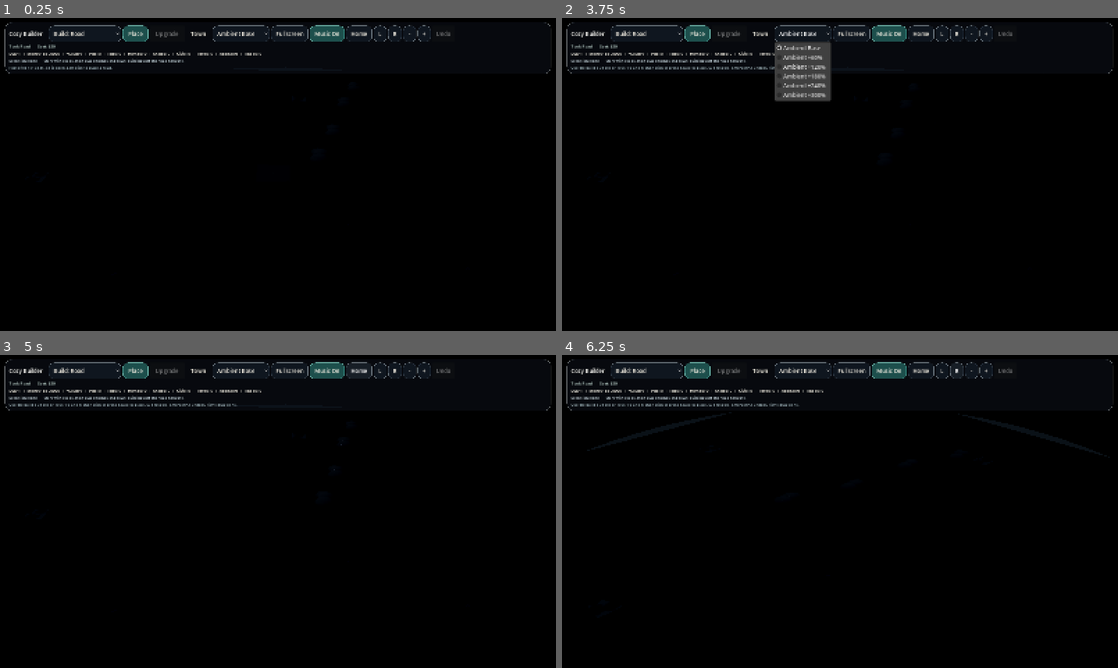
Above: before the commit, frames 1-4 (two rows, left to right).
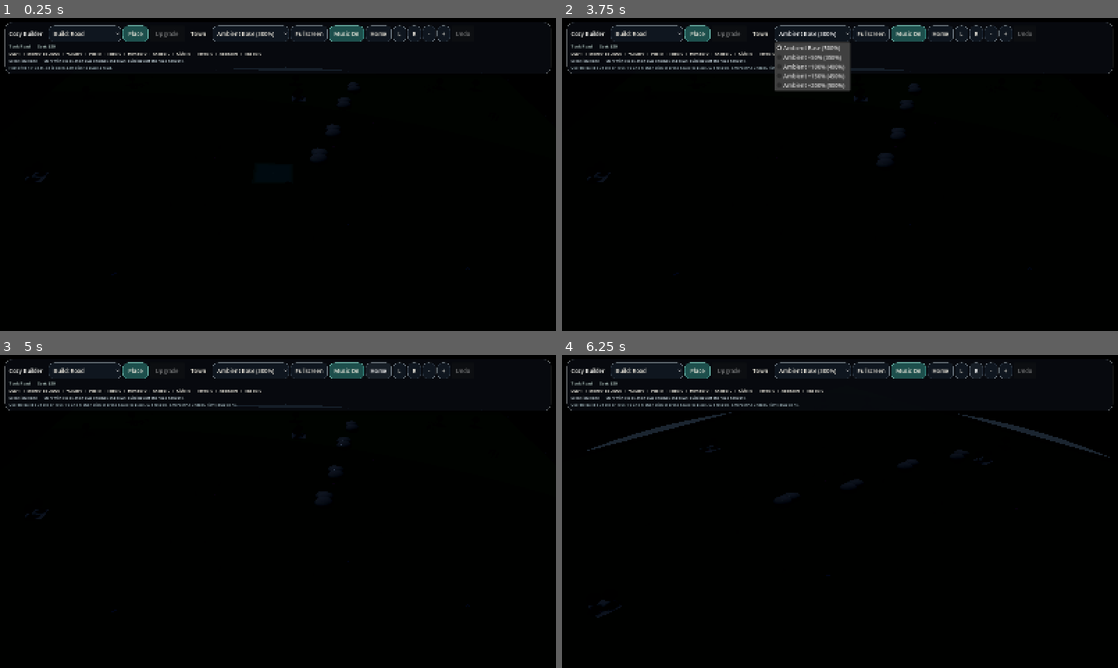
Above: after the commit, the same moments.

Repository: johnswaffles/my-backend-api
Game: Godot game, scene res://scenes/main_scene.tscn
Two runs of this game, one before a commit and one after it. Both use one fixed random seed, a clock stepped at 60 frames per second and the inputs below.
Inputs (mouse positions are in pixels of both pictures, inside the frame that each line leads up to):
- Up to frame 1 (0.25 s): no input
- Up to frame 2 (3.75 s): click (801, 33) at 0.5 s, where only the run before the commit has a clickable "Ambient Base"; click "Build: Road" at 1.25 s; click "Place" at 2 s; click "Town" at 2.75 s; click (812, 33) at 3.5 s, where only the run after the commit has a clickable "Ambient Base (300%)"
- Up to frame 3 (5 s): click "Home" at 4.25 s
- Up to frame 4 (6.25 s): click "L" at 5 s; click "R" at 5.75 s

The runs differ from the first frame. In frame 1, 0.8% of the frame differs, in the area x 46-85%, y 2-8%; in frame 2, 1.9%, in the area x 38-85%, y 2-27%; in frame 3, 0.8%; in frame 4, 1.4%.

Commit message:
Remap ambient control from 300 to 500 percent

Diff:
--- a/cozy-builder-godot/scripts/building_system.gd
+++ b/cozy-builder-godot/scripts/building_system.gd
@@ -109,12 +109,11 @@
 const SAVE_PATH := "user://cozy_builder_save.json"
 const MUSIC_STREAM_PATH := "res://assets/audio/Sunrise Over Tiny Blocks (2).mp3"
 const AMBIENT_LIGHT_PRESETS := [
-	{"label": "Ambient Base", "scale": 1.0},
-	{"label": "Ambient +60%", "scale": 1.6},
-	{"label": "Ambient +120%", "scale": 2.2},
-	{"label": "Ambient +180%", "scale": 2.8},
-	{"label": "Ambient +240%", "scale": 3.4},
-	{"label": "Ambient +300%", "scale": 4.0},
+	{"label": "Ambient Base (300%)", "scale": 4.0},
+	{"label": "Ambient +50% (350%)", "scale": 4.5},
+	{"label": "Ambient +100% (400%)", "scale": 5.0},
+	{"label": "Ambient +150% (450%)", "scale": 5.5},
+	{"label": "Ambient +200% (500%)", "scale": 6.0},
 ]
 const PROPERTY_FRONT_SETBACK := 1.0
 const PROPERTY_FRONT_SETBACK_BY_TOOL := {
@@ -262,7 +261,7 @@
 var _music_player: AudioStreamPlayer
 var _music_button: Button
 var _ambient_dropdown: OptionButton
-var _ambient_light_scale := 1.0
+var _ambient_light_scale := 4.0
 var _music_enabled := true
 
 
@@ -710,7 +709,7 @@
 
 
 func _set_ambient_light_scale(scale: float) -> void:
-	_ambient_light_scale = clampf(scale, 1.0, 4.0)
+	_ambient_light_scale = clampf(scale, 4.0, 6.0)
 	_update_day_night_visuals()
 	_refresh_tool_ui()
 
@@ -2465,7 +2464,7 @@
 	_day = int(data.get("day", 1))
 	_simulation_clock = float(data.get("clock", 0.0))
 	_build_tool = str(data.get("build_tool", BUILD_TOOL_ROAD))
-	_set_ambient_light_scale(float(data.get("ambient_light_scale", 1.0)))
+	_set_ambient_light_scale(maxf(4.0, float(data.get("ambient_light_scale", 4.0))))
 	var focus_data: Array = data.get("focus", [0.0, 0.0, 0.0])
 	if focus_data.size() == 3:
 		_target_focus = Vector3(float(focus_data[0]), float(focus_data[1]), float(focus_data[2]))
@@ -2522,7 +2521,7 @@
 	_day = 1
 	_simulation_clock = 0.0
 	_build_tool = BUILD_TOOL_ROAD
-	_set_ambient_light_scale(1.0)
+	_set_ambient_light_scale(4.0)
 	_variant_cycle.clear()
 	_loaded_save = false
 	_reset_camera_view()
Not shown, changed: public/godot-playtest/index.html
Not shown, changed: public/godot-playtest/index.pck
